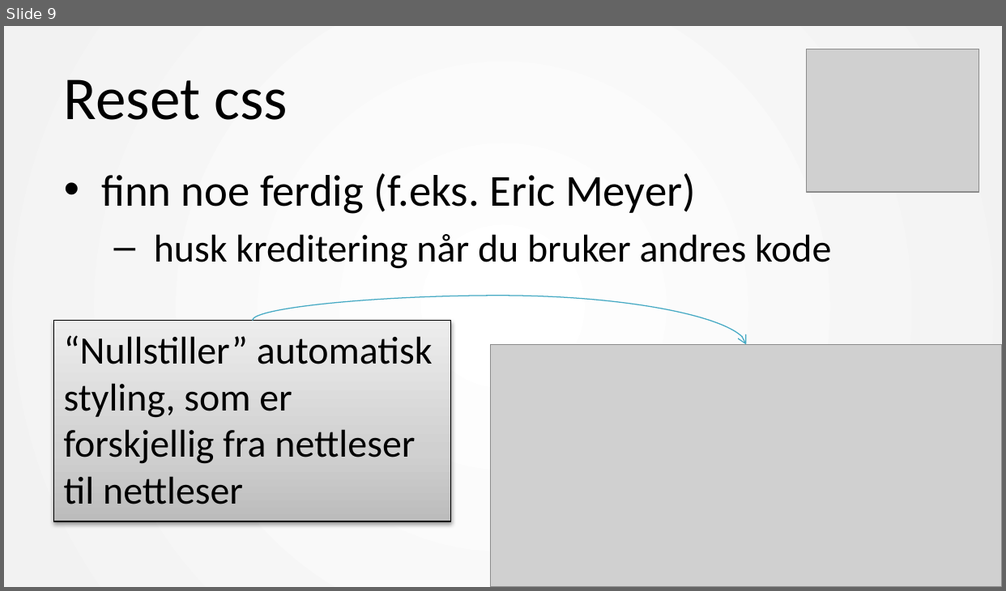
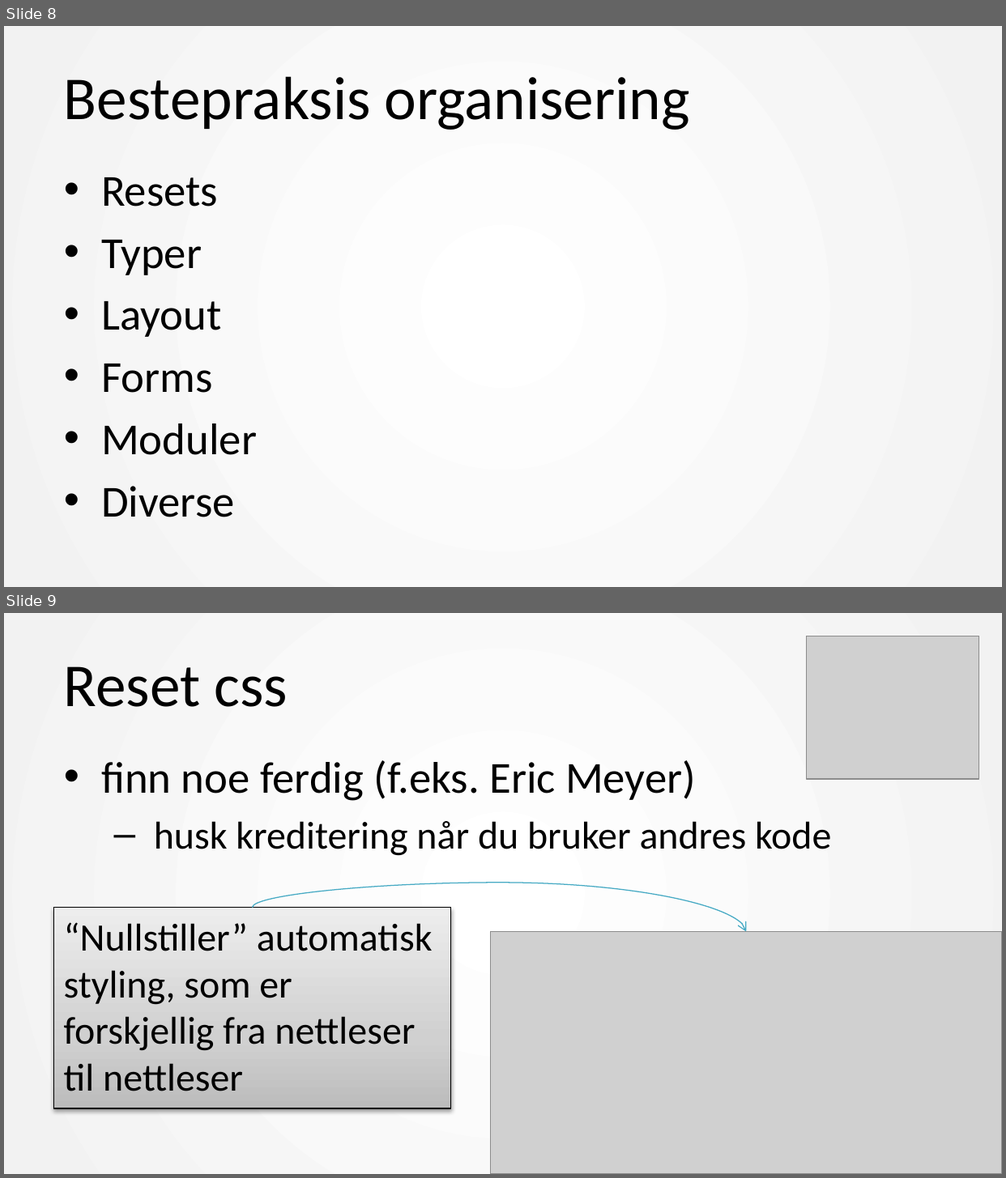
Before and after one commit to mesan/css-kurs, a slide deck: Foiler/1. CSS basic.pptx. Shown one above the other, each under a label of ours: slide 9 before the commit, slides 8 and 9 after it. The pictures are 1006x591 and 1006x1178 pixels, drawn with LibreOffice and Linux fonts; fonts in the diff are those of the drawing; grey boxes stand for pictures. Boxes give left, top, right and bottom in pixels: in the first picture for what was removed or moved away, otherwise in the second. Text is boxed around its words. In the diff, an @@ line names an element or a change of style, - is before the commit and + after.

```diff
--- a/Foiler/1. CSS basic.pptx
+++ b/Foiler/1. CSS basic.pptx
@@ slide 8 added at (4, 26, 1002, 587), background #FFFFFF; not listed: 1 template element that a slide beside it also shows @@
@@ title added at (64, 76, 690, 130), 44 pt, text #000000 @@
+Bestepraksis organisering
@@ text added at (101, 177, 257, 518), 32 pt, text #000000 @@
+• Resets
+• Typer
+• Layout
+• Forms
+• Moduler
+• Diverse
```
Also in this commit, not shown: 14 slides changed, 6 other slides added, 5 slides removed, 7 other files.
